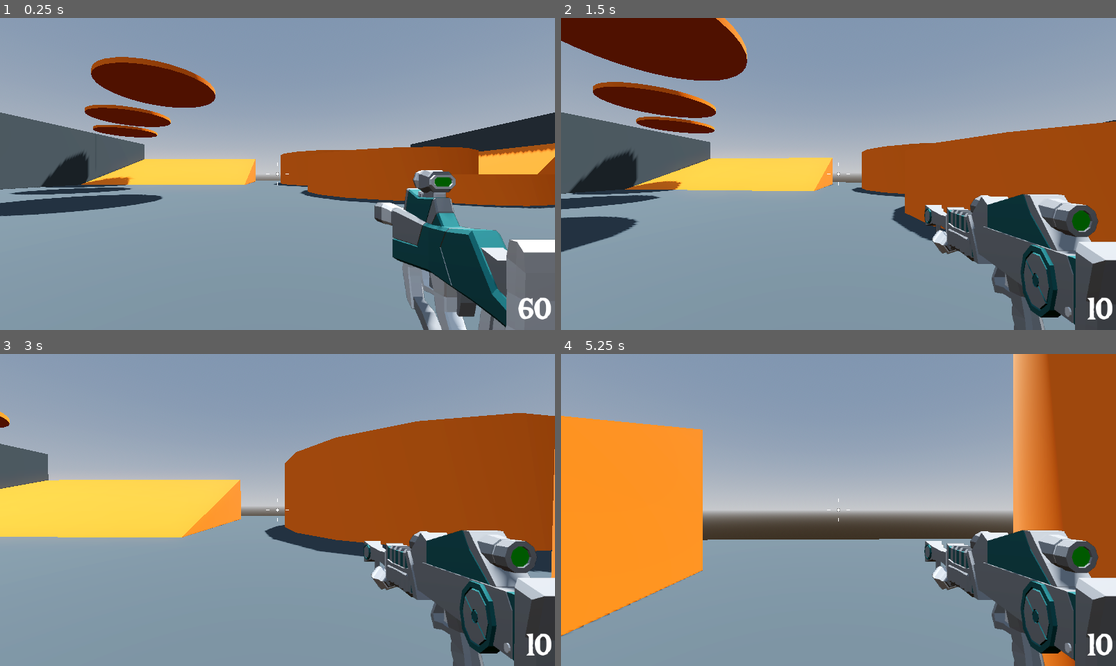
Above: before the commit, frames 1-4 (two rows, left to right).
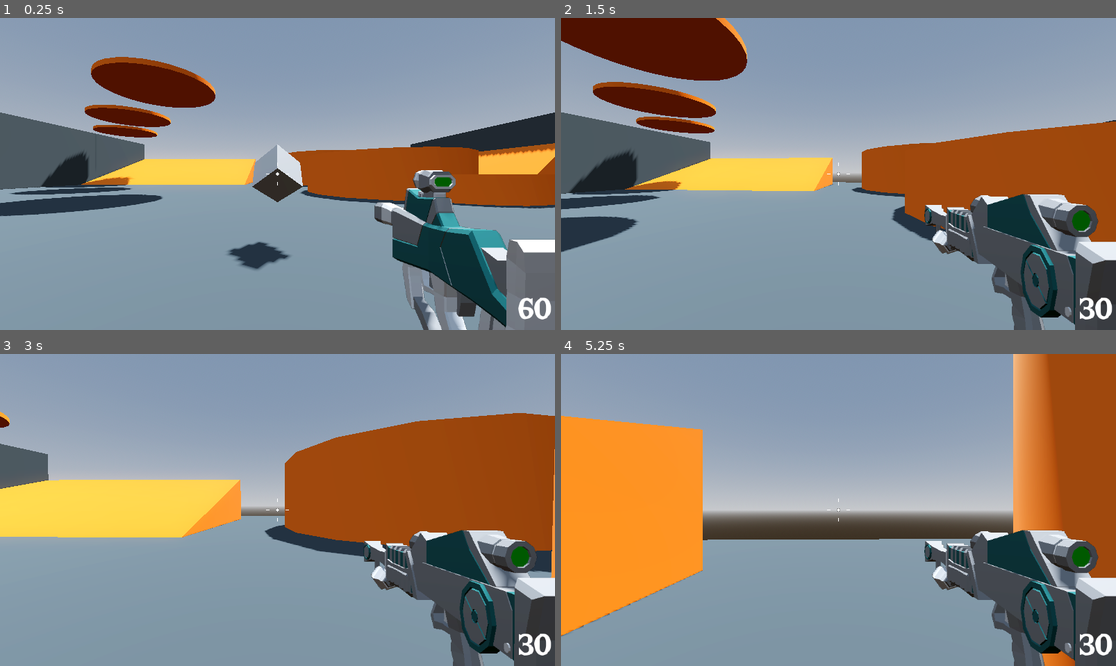
Above: after the commit, the same moments.

Repository: DTNevaeha/Shootout
Game: Godot game, scene res://Levels/SandBox.tscn
The game is run twice, just before and just after one commit, with the same random seed, the same clock (stepped at 60 frames per second) and the same inputs.
Inputs (mouse positions are in pixels of both pictures, inside the frame that each line leads up to):
- Up to frame 1 (0.25 s): no input
- Up to frame 2 (1.5 s): tap Enter at 0.5 s; move the mouse to (866, 174) at 0.52 s; press the mouse at (866, 174) at 0.53 s; hold W (move_forward) from 0.53 s (still down); tap Space (jump) at 0.77 s; move the mouse to (810, 174) at 1.27 s; release the mouse at (810, 174) at 1.28 s; tap Mouse wheel up (next_weapon) at 1.35 s
- Up to frame 3 (3 s): keep holding W (move_forward); tap Space (jump) at 1.52 s; move the mouse to (288, 503) at 2.02 s; hold Mouse wheel down (previous_weapon) 2.03-2.78 s; move the mouse to (271, 516) at 2.77 s; tap 1 (weapon_1) at 2.85 s
- Up to frame 4 (5.25 s): keep holding W (move_forward); tap Space (jump) at 3.02, 3.77, 4.52 s; move the mouse to (877, 513) at 3.52 s; hold 2 (weapon_2) 3.53-4.28 s; move the mouse to (794, 506) at 4.27 s; click (794, 506) at 4.35 s; move the mouse to (844, 510) at 5.02 s; hold Mouse wheel up (next_weapon) from 5.03 s (still down)

The runs differ from the first frame. In frame 1, 1.7% of the frame differs, in the area x 41-55%, y 40-81%; in frame 2, 0.1%; in frame 3, 0.1%; in frame 4, 0.1%.

Commit message:
Created Ammo Pickup

Diff:
--- a/Levels/SandBox.tscn
+++ b/Levels/SandBox.tscn
@@ -1,9 +1,10 @@
-[gd_scene load_steps=9 format=3 uid="uid://dcvpfc8l03mos"]
+[gd_scene load_steps=10 format=3 uid="uid://dcvpfc8l03mos"]
 
 [ext_resource type="PackedScene" uid="uid://c0srbsbevngpy" path="res://Player/player.tscn" id="1_25t2o"]
 [ext_resource type="Material" uid="uid://bihkaei5s052j" path="res://Levels/Materials/GrayMaterial.tres" id="1_omidv"]
 [ext_resource type="Material" uid="uid://bsyg4sceif0jm" path="res://Levels/Materials/OrangeMaterial.tres" id="2_23p1d"]
 [ext_resource type="PackedScene" uid="uid://ba51tvunnsndl" path="res://Enemy/enemy.tscn" id="4_k5skl"]
+[ext_resource type="PackedScene" uid="uid://dfvbvrj55gmme" path="res://Pickups/pickup.tscn" id="5_af8th"]
 
 [sub_resource type="ProceduralSkyMaterial" id="ProceduralSkyMaterial_17shw"]
 sky_horizon_color = Color(0.64625, 0.65575, 0.67075, 1)
@@ -311,3 +312,6 @@
 
 [node name="Enemy" parent="." instance=ExtResource("4_k5skl")]
 transform = Transform3D(1, 0, 0, 0, 1, 0, 0, 0, 1, 10.997, 1.03211, -16.0118)
+
+[node name="Pickup" parent="." instance=ExtResource("5_af8th")]
+transform = Transform3D(1, 0, 0, 0, 1, 0, 0, 0, 1, 0, 1, -3)
--- /dev/null
+++ b/Pickups/pickup.gd
@@ -0,0 +1,10 @@
+extends Area3D
+
+@export var ammo_type: AmmoHandler.ammo_type
+@export var amount: int = 20
+
+
+func _on_body_entered(body:Node3D) -> void:
+	if body.is_in_group("player"):
+		body.ammo_handler.add_ammo(ammo_type, amount)
+		queue_free()
--- /dev/null
+++ b/Pickups/pickup.tscn
@@ -0,0 +1,21 @@
+[gd_scene load_steps=4 format=3 uid="uid://dfvbvrj55gmme"]
+
+[ext_resource type="Script" path="res://Pickups/pickup.gd" id="1_hk1i1"]
+
+[sub_resource type="BoxMesh" id="BoxMesh_aqeld"]
+size = Vector3(0.5, 0.5, 0.5)
+
+[sub_resource type="SphereShape3D" id="SphereShape3D_w1g6x"]
+radius = 1.0
+
+[node name="Pickup" type="Area3D"]
+script = ExtResource("1_hk1i1")
+
+[node name="AmmoMesh" type="MeshInstance3D" parent="."]
+transform = Transform3D(0.707107, -0.707107, 0, 0.5, 0.5, -0.707107, 0.5, 0.5, 0.707107, 0, 0, 0)
+mesh = SubResource("BoxMesh_aqeld")
+
+[node name="CollisionShape3D" type="CollisionShape3D" parent="."]
+shape = SubResource("SphereShape3D_w1g6x")
+
+[connection signal="body_entered" from="." to="." method="_on_body_entered"]
--- a/Player/AmmoHandler.gd
+++ b/Player/AmmoHandler.gd
@@ -24,5 +24,10 @@
         update_ammo_label(type)
 
 
+func add_ammo(type: ammo_type, amount: int) -> void:
+    ammo_storage[type] += amount
+    update_ammo_label(type)
+
+
 func update_ammo_label(type: ammo_type) -> void:
     ammo_label.text = str(ammo_storage[type])
--- a/Player/WeaponHandler.gd
+++ b/Player/WeaponHandler.gd
@@ -28,6 +28,7 @@
             child.visible = false
             child.set_process(false)
 
+
 # Allows the player to scroll their mouse wheel to change weapons
 func next_weapon() -> void:
     var index = get_current_index()
--- a/Player/player.gd
+++ b/Player/player.gd
@@ -9,6 +9,7 @@
 @onready var camera_pivot: Node3D = $CameraPivot
 @onready var damage_animation_player: AnimationPlayer = $DamageTexture/DamageAnimationPlayer
 @onready var game_over_menu: Control = $GameOverMenu
+@onready var ammo_handler: Node = %AmmoHandler
 
 # Get the gravity from the project settings to be synced with RigidBody nodes.
 var gravity: float = ProjectSettings.get_setting("physics/3d/default_gravity")
--- a/Player/player.tscn
+++ b/Player/player.tscn
@@ -132,6 +132,7 @@
 ammo_type = 1
 
 [node name="AmmoHandler" type="Node" parent="SubViewportContainer/SubViewport/WeaponCamera" node_paths=PackedStringArray("ammo_label")]
+unique_name_in_owner = true
 script = ExtResource("6_3scxj")
 ammo_label = NodePath("../../../../MarginContainer/AmmoLabel")
 
